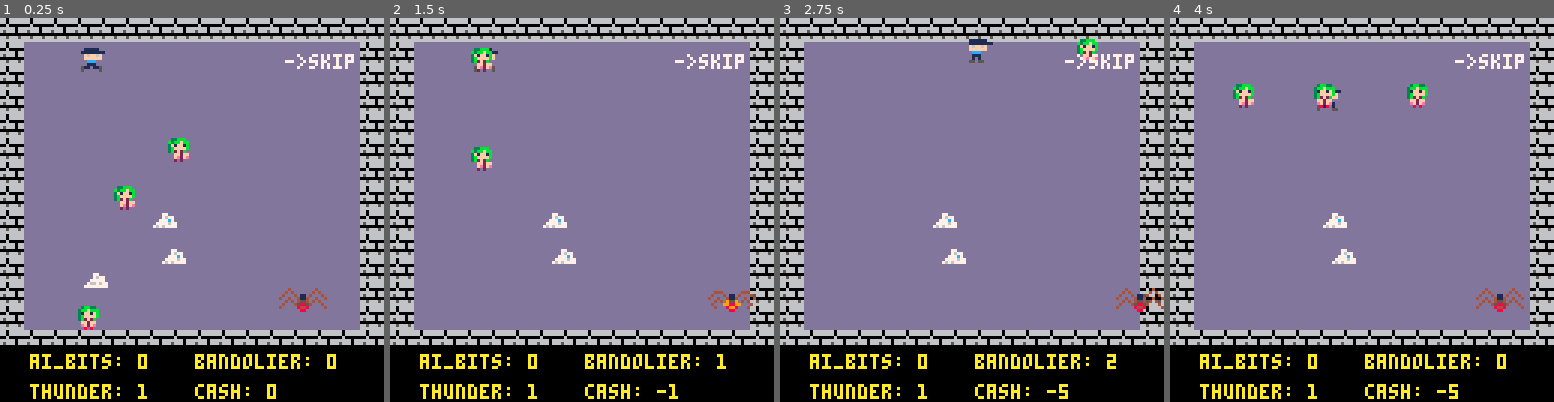
Above: before the commit, frames 1-4 (left to right).
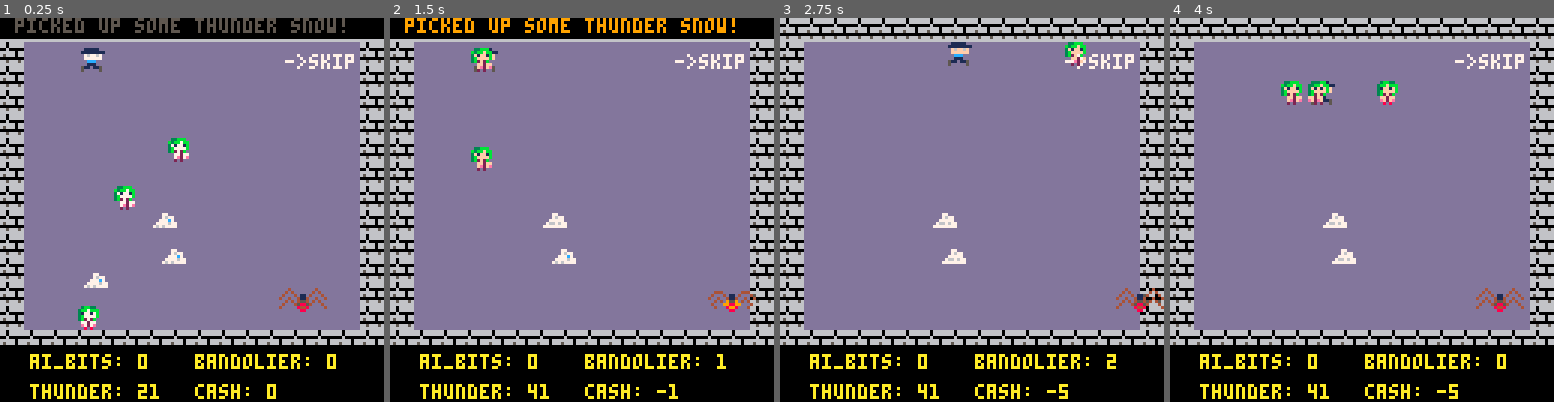
Above: after the commit, the same moments.

Repository: dfirebaugh/j46k
Game: PICO-8 cartridge j46k.p8
Two runs of this game, one before a commit and one after it. Both use one fixed random seed, a clock stepped at 60 frames per second and the inputs below.
Inputs:
- Up to frame 1 (0.25 s): no input
- Up to frame 2 (1.5 s): tap O (Z key) at 0.7 s
- Up to frame 3 (2.75 s): hold Right 1.6-2.1 s; tap O (Z key) at 1.7, 2.1, 2.5 s; hold Up 2.15-2.42 s; hold Right from 2.47 s (still down)
- Up to frame 4 (4 s): tap O (Z key) at 2.9, 3.3, 3.7 s; release Right at 3.03 s; hold Left 3.08-3.58 s; hold Down 3.63-3.97 s

The runs differ from the first frame. In frame 1, 4.5% of the frame differs, in the area x 0-100%, y 0-100%; in frame 2, 4.2%; in frame 3, 1.0%; in frame 4, 1.7%.

Commit message:
adding some indication that we are taking damage
better actor placement

adding some modifiers to jon's speed based on thundersnow

Diff:
--- a/j46k.p8
+++ b/j46k.p8
@@ -22,7 +22,7 @@
 sfx_enabled=0
 
 -- spawn chances
-lady_spawn_number = 2
+lady_spawn_number = 3
 spidy_spawn_number = 2
 tsnow_spawn_number = 8
 aibit_spawn_number = 5
@@ -55,6 +55,11 @@
 jon_sprite = 0
 jon_attack_modifier = 1
 thunder_power_attack_modifier = 1
+-- how fast to accelerate
+jon_accel_rate = 0.1
+jon_accel = 0.1
+thunder_snow_accel_multiplier = 50
+jon_initial_speed = .125
 
 -- tsnow_increment is how much
 --  it will increase jon's thunderpower
@@ -108,6 +113,15 @@
   elseif(game_state == play_generated_level) then
     update_generated_level()
   end
+  -- message("last hit: "..flr(time()) - last_hit)
+  if(time() - last_hit > .2 and time() - last_pickup > .2) then
+    reset_colors()
+  end
+
+    jon_accel = jon_initial_speed
+  if (jon.thunder_power > 10) then
+    jon_accel = jon_accel_rate * (jon.thunder_power / thunder_snow_accel_multiplier)
+  end
 end
 
 function _draw()
@@ -179,12 +193,7 @@
 
   init_actors()
   init_player()
-
-
-  place_lady(5, 5)
-  place_lady(5, 10)
-  place_lady(2, 5)
-  place_lady(2, 25)
+  jon.thunder_power = 0
 end
 
 function update_generated_level()
@@ -229,6 +238,23 @@
   print("bandolier: "..jon.bandolier, 65, 112, 10)
 end
 
+function reset_colors()
+    pal(1, 1)
+    pal(2, 2)
+    pal(3, 3)
+    pal(4, 4)
+    pal(5, 5)
+    pal(6, 6)
+    pal(7, 7)
+    pal(8, 8)
+    pal(9, 9)
+    pal(10, 10)
+    pal(11, 11)
+    pal(12, 12)
+    pal(13, 13)
+    pal(14, 14)
+    pal(15, 15)
+end
 -->8
 -- actor
 actor = {} --all actors in world
@@ -239,7 +265,7 @@
   local rndx = rnd(mapsize) + 1
   local rndy = rnd(mapsize) + 1
 
-  if (mget(rndx, rndy) == floor) then
+  if (mget(rndx, rndy) == floor and is_within_map(rndx, rndy)) then
     place_actor(rndx, rndy, actor_type)
     return
   end
@@ -250,16 +276,20 @@
 -- initializes starting actors
 function init_actors()
   -- iterate through the map and place actors
-  for i = 0, spidy_spawn_number do
+  for i = 1, spidy_spawn_number do
     insert_actor(spidy_id)
   end
 
-  for i = 0, aibit_spawn_number do
+  for i = 1, aibit_spawn_number do
     insert_actor(aibit_id)
   end
 
-  for i = 0, tsnow_spawn_number do
+  for i = 1, tsnow_spawn_number do
     insert_actor(tsnow_id)
+  end
+
+  for i = 1, lady_spawn_number do
+    insert_actor(lady_id)
   end
 end
 
@@ -269,6 +299,8 @@
   if (actor_type == aibit_id) place_aibit(x, y)
 
   if (actor_type == tsnow_id) place_tsnow(x, y)
+
+  if (actor_type == lady_id) place_lady(x, y)
 end
 
 -- make an actor
@@ -336,11 +368,23 @@
     a.dx += flr(time())%6 < 3  and spidy_follow_rate or -spidy_follow_rate
   end
 end
+
+function animate_actor(a)
+  a.frame_inc += .5
+  a.frame_inc %= 1
+  a.frame += a.frame_inc
+  a.frame %= a.frames
+
+  a.t += 1
+end
+
 function move_actor(a)
 
   -- if it's a lady
   --   move toward jon
   if (a.actor_id == lady_id) move_lady(a)
+
+  if (a.actor_id == tsnow_id) animate_actor(a)
 
   -- only move actor along x
   -- if the resulting position
@@ -432,6 +476,8 @@
   tsnow = make_actor(x, y)
   tsnow.spr = tsnow_sprite
   tsnow.actor_id = tsnow_id
+  tsnow.frames = 3
+  tsnow.frame_inc = 0
 end
 
 function is_attacker(x, y)
@@ -510,28 +556,36 @@
   end
 end
 
+last_hit = 0
+function handle_enemy_collide()
+  last_hit = flr(time())
+  pal(13, 8)
+  pal(6, 0)
+end
+
+last_pickup=0
+function handle_item_pickup()
+  last_pickup = time()
+  -- pal(6, 7)
+  pal(15, 7)
+end
+
 function handle_ai_bit_collision(a, aibit_actor)
-  if(aibit_actor.spr == aibit_sprite) then
-    if (a.player) then
+  if(aibit_actor.actor_id == aibit_id) then
+    delete_actor(aibit_actor)
+    if (a.player or a.actor_id == lady_id) then
+      handle_item_pickup()
       jon.aibits += 1
       message("picked up aibit")
     end
-    delete_actor(aibit_actor)
   end
 end
 
 function handle_tsnow_collision(a, a2)
     -- if actor collides with some thunder snow
-    if(a2.spr == tsnow_sprite) then
-      -- if actor happens to be a lady
-      if (a.spr == lady_sprite) then
-        if (a.inertia > lady_inertia_cap) then
-        else
-          a.inertia = (a.inertia + lady_inertia_inc)
-        end
-      end
-
-      if (a.spr == jon_sprite) then
+    if(a2.actor_id == tsnow_id) then
+      if (a.player  or a.actor_id == lady_id) then
+        handle_item_pickup()
         -- cap thunderpower at 100
         jon.thunder_power = (jon.thunder_power+tsnow_increment > 100) and
           100 or (jon.thunder_power + 10)
@@ -544,15 +598,15 @@
 end
 
 function handle_spidy_collision(a, spidy)
-  if(spidy.spr == spidy_sprite) then
+  if(spidy.actor_id == spidy_id) then
       -- if actor happens to be a lady
-      if (a.spr == lady_sprite) then
-        -- a.inertia -= .1
+      if (a.actor_id == lady_id) then
         -- reduce spidy's health
         spidy.health -= lady_attack_modifier
       end
 
-      if (a.spr == jon_sprite) then
+      if (a.player) then
+        handle_enemy_collide()
         spidy.health -= jon_attack_modifier + (jon.thunder_power + thunder_power_attack_modifier)
         message(jon_attack_modifier + (jon.thunder_power + thunder_power_attack_modifier).." dmg to spidy. lost: aibit")
         if (jon.aibits > 0) then
@@ -706,19 +760,17 @@
   local prev_x = pl.x
   local prev_y = pl.y
 
-  -- how fast to accelerate
-  accel = 0.1
   if (btn(0)) then
-    pl.dx -= accel
+    pl.dx -= jon_accel
   end
   if (btn(1)) then
-    pl.dx += accel
+    pl.dx += jon_accel
   end
   if (btn(2)) then
-    pl.dy -= accel
+    pl.dy -= jon_accel
   end
   if (btn(3)) then
-    pl.dy += accel
+    pl.dy += jon_accel
   end
 
   if(btnp(4)) launch_actor()
